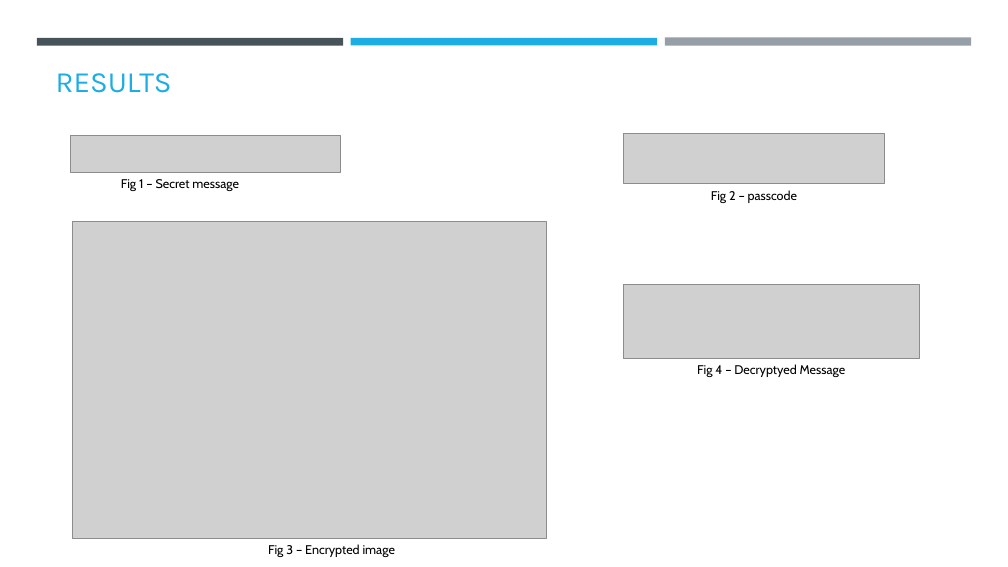
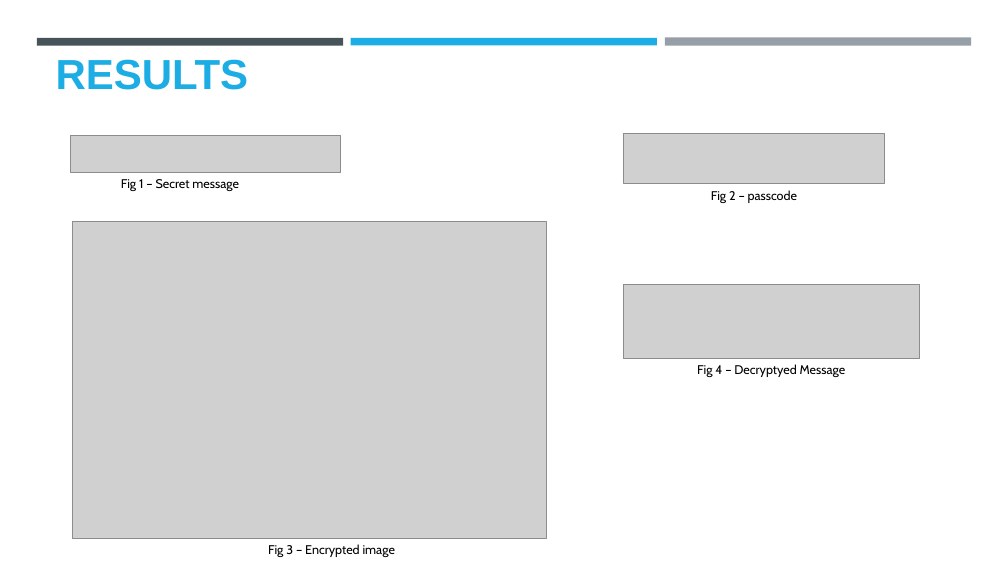
Before and after one commit to Misba810/aictesteganography, a slide deck: slide 7 of Project ppt.pptx. Drawn at 1008x567 pixels with LibreOffice and Linux fonts; fonts in the diff are those of the drawing; grey boxes stand for pictures; background and template pictures are left out. Boxes give left, top, right and bottom in pixels: in the first picture for what was removed or moved away, otherwise in the second. Text is boxed around its words. In the diff, an @@ line names an element or a change of style, - is before the commit and + after.

```diff
--- a/Project ppt.pptx
+++ b/Project ppt.pptx
@@ title "RESULTS" at [56,59,249,90]: size 28 to 40 pt, font Karla to Arial, bold on @@
```
Also in this commit, not shown: 7 other slides changed.
